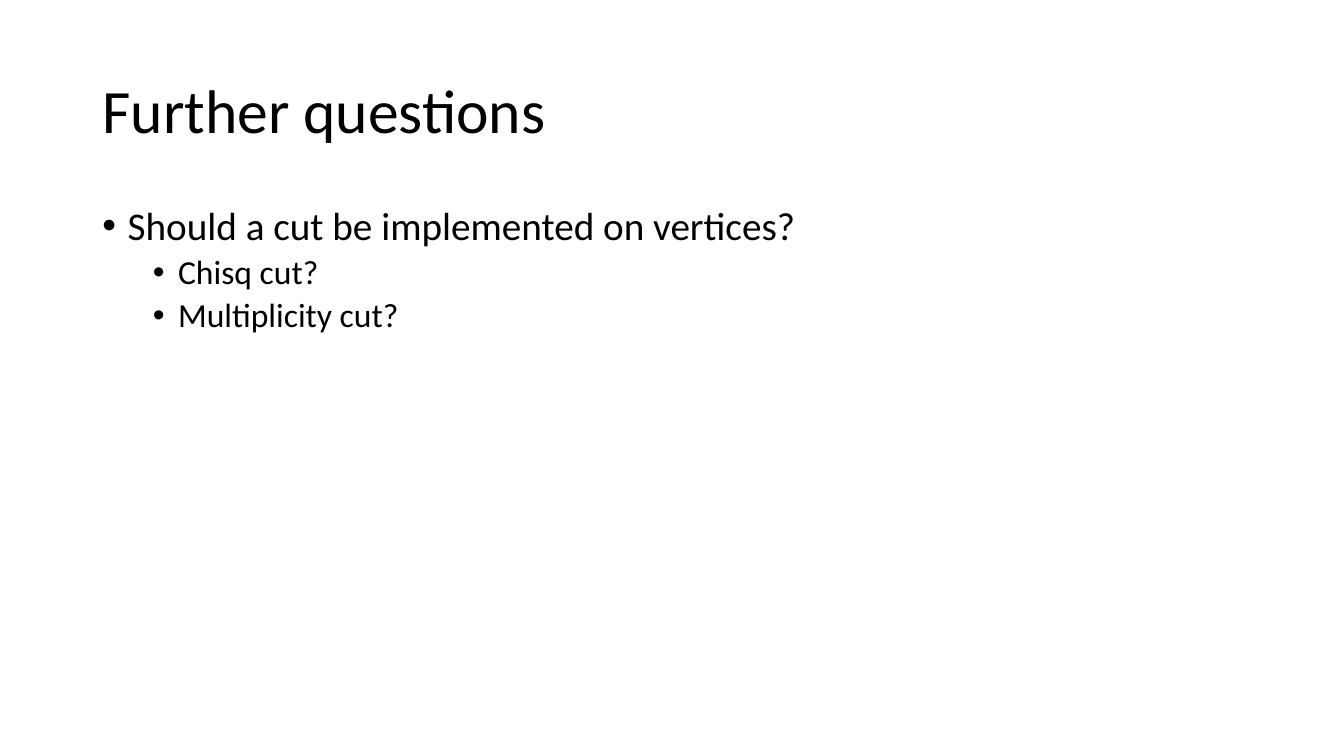
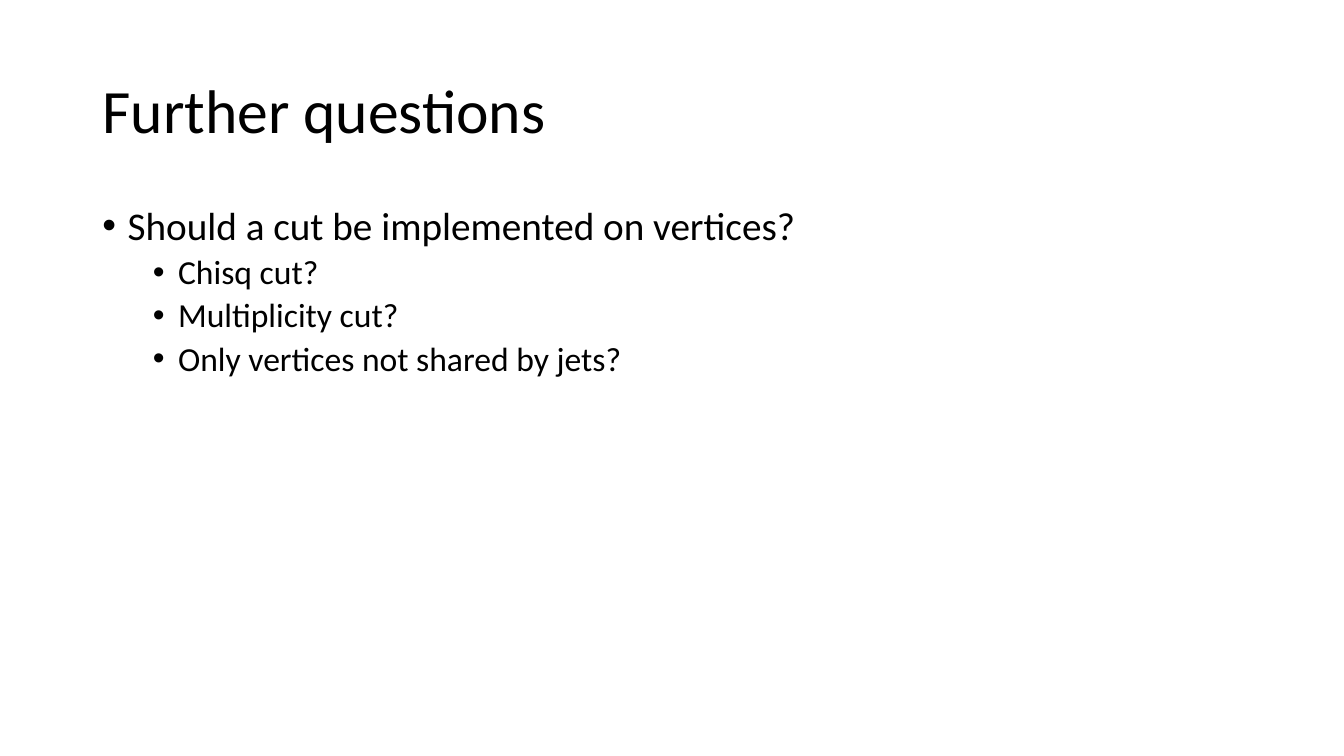
Before and after one commit to noamwunch/displaced_tracks, a slide deck: slide 10 of Analysis/RAVE/Vertexing analysis.pptx (slide 8 before the commit). Drawn at 1344x756 pixels with LibreOffice and Linux fonts; fonts in the diff are those of the drawing. Boxes give left, top, right and bottom in pixels: in the first picture for what was removed or moved away, otherwise in the second. Text is boxed around its words. In the diff, an @@ line names an element or a change of style, - is before the commit and + after.

```diff
--- a/Analysis/RAVE/Vertexing analysis.pptx
+++ b/Analysis/RAVE/Vertexing analysis.pptx
@@ text at (x1=178, y1=347, x2=622, y2=377): paragraph added @@
+  • Only vertices not shared by jets?
```
Also in this commit, not shown: 2 slides added, 11 other files.
